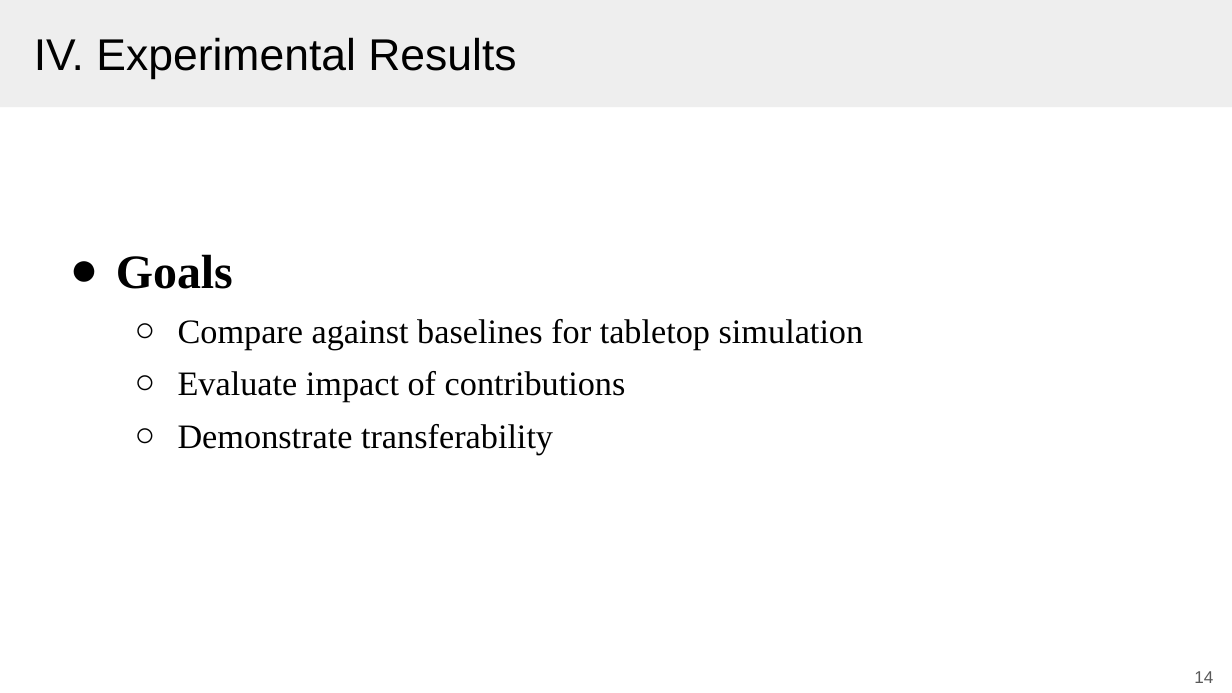
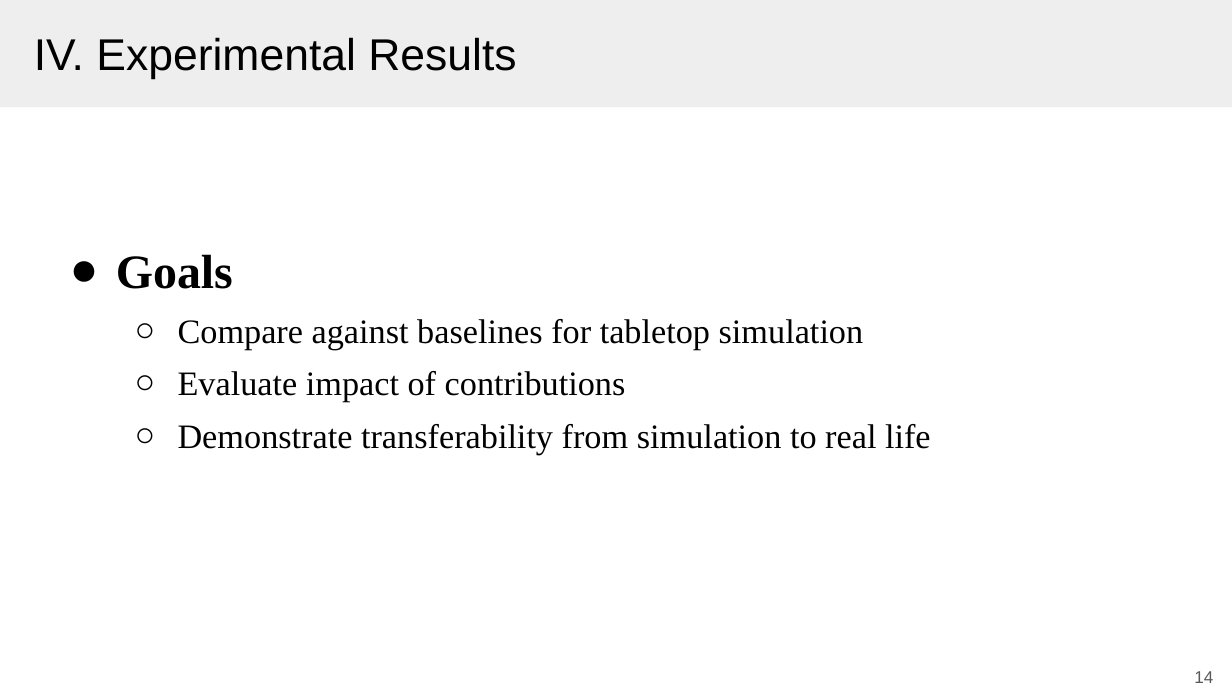
Before and after one commit to Tazering/UVA-CS, a slide deck: slide 14 of CS-6501_Kuo/paper presentation/lifelong_robot_presentation.pptx. Drawn at 1232x693 pixels with LibreOffice and Linux fonts; fonts in the diff are those of the drawing. Boxes give left, top, right and bottom in pixels: in the first picture for what was removed or moved away, otherwise in the second. Text is boxed around its words. In the diff, an @@ line names an element or a change of style, - is before the commit and + after.

```diff
--- a/CS-6501_Kuo/paper presentation/lifelong_robot_presentation.pptx
+++ b/CS-6501_Kuo/paper presentation/lifelong_robot_presentation.pptx
@@ text at <box>178,424,931,455</box>: text changed @@
-  ○ Demonstrate transferability
+  ○ Demonstrate transferability from simulation to real life
```
Also in this commit, not shown: 3 other slides changed, 2 other files.
